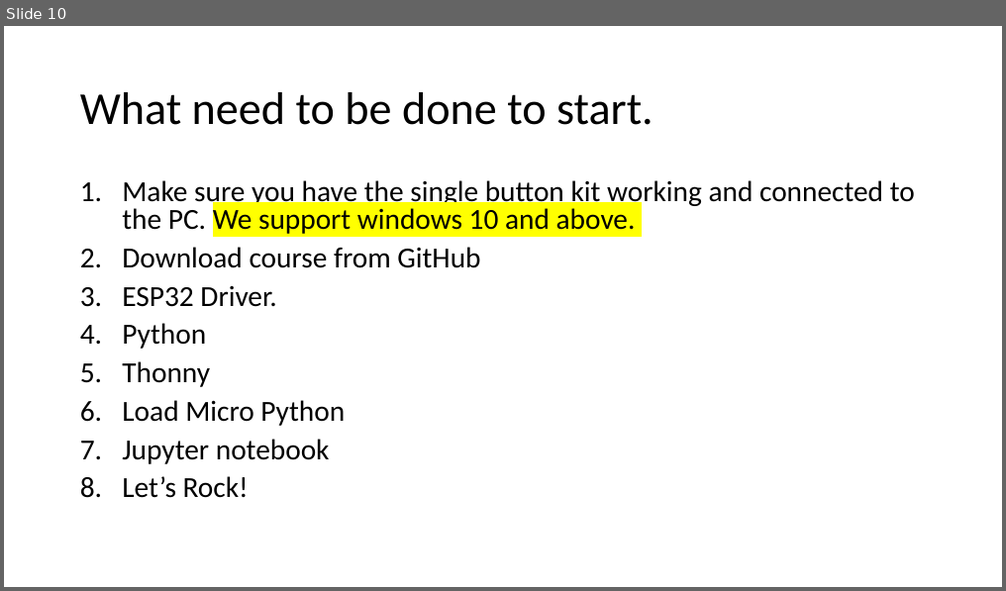
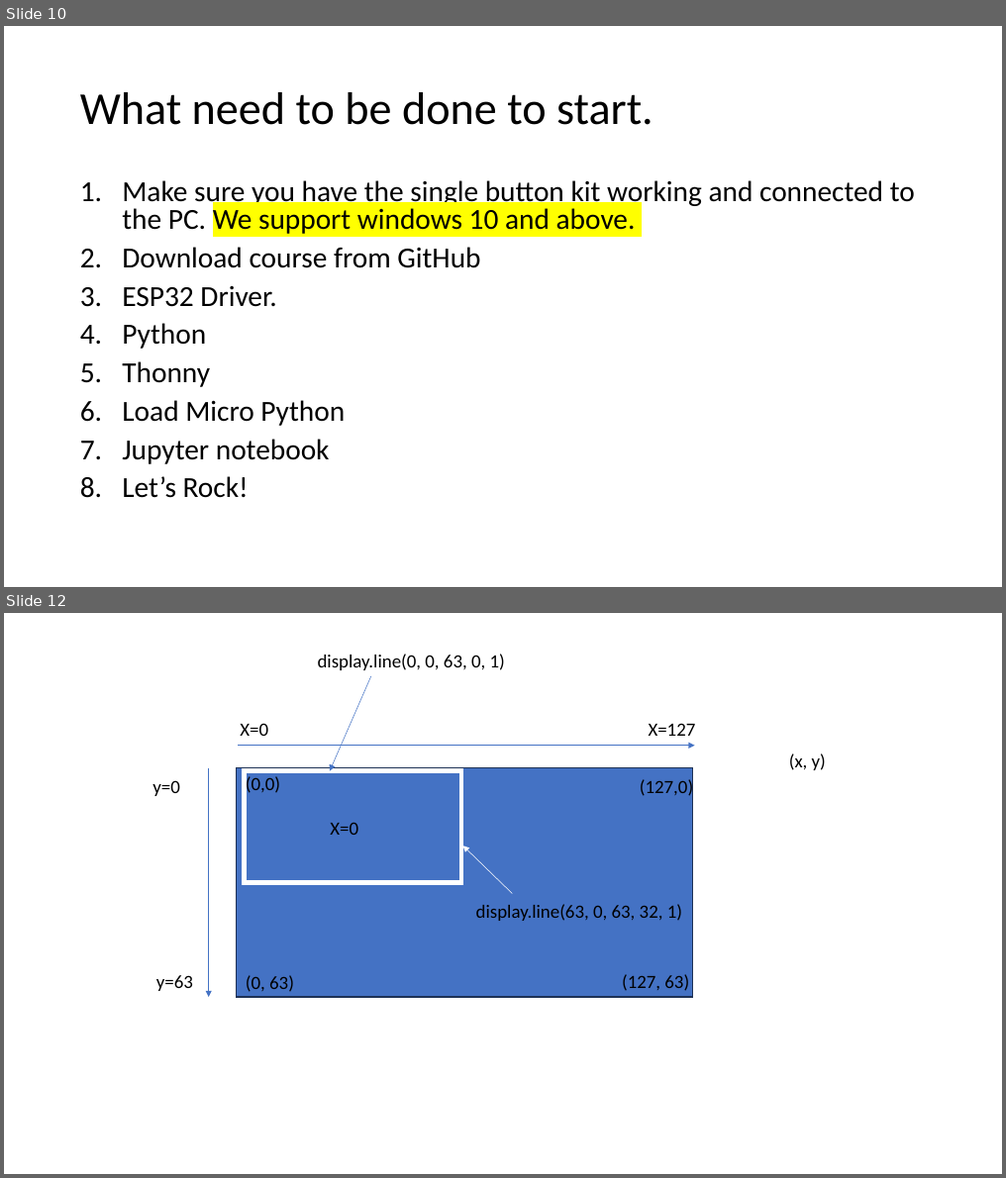
Before and after one commit to avisalmon/single_button, a slide deck: slides.pptx. Shown one above the other, each under a label of ours: slide 10 before the commit, slides 10 and 12 after it; the slides between them are not shown. The pictures are 1006x591 and 1006x1178 pixels, drawn with LibreOffice and Linux fonts; fonts in the diff are those of the drawing. Boxes give left, top, right and bottom in pixels: in the first picture for what was removed or moved away, otherwise in the second. Text is boxed around its words. In the diff, an @@ line names an element or a change of style, - is before the commit and + after.

```diff
--- a/slides.pptx
+++ b/slides.pptx
@@ slide 12 added at bbox=[4, 613, 1002, 1174], background #FFFFFF @@
@@ text added at bbox=[318, 654, 505, 670], 18 pt, text #000000 @@
+display.line(0, 0, 63, 0, 1)
@@ arrow added from (371, 676) to (330, 771), #4472C4 0.5 pt @@
@@ text added at bbox=[240, 723, 268, 736], 18 pt, text #000000 @@
+X=0
@@ text added at bbox=[648, 723, 696, 736], 18 pt, text #000000 @@
+X=127
@@ arrow added from (239, 746) to (695, 746), #4472C4 0.5 pt @@
@@ text added at bbox=[789, 754, 826, 770], 18 pt, text #000000 @@
+(x, y)
@@ text added at bbox=[152, 780, 180, 796], 18 pt, text #000000 @@
+y=0
@@ arrow added from (208, 768) to (208, 997), #4472C4 0.5 pt @@
@@ rectangle added at bbox=[236, 768, 693, 997], fill #4472C4, outline #1E3256 1 pt @@
@@ rectangle added at bbox=[244, 771, 461, 882], outline #FFFFFF 4.5 pt @@
@@ text added at bbox=[246, 774, 280, 795], 18 pt, text #000000 @@
+(0,0)
@@ text added at bbox=[640, 777, 693, 798], 18 pt, text #000000 @@
+(127,0)
@@ text added at bbox=[330, 822, 358, 835], 18 pt, text #000000 @@
+X=0
@@ arrow added from (512, 894) to (463, 846), #FFFFFF 0.5 pt @@
@@ text added at bbox=[476, 904, 682, 921], 18 pt, text #000000 @@
+display.line(63, 0, 63, 32, 1)
@@ text added at bbox=[156, 975, 193, 991], 18 pt, text #000000 @@
+y=63
@@ text added at bbox=[246, 975, 294, 992], 18 pt, text #000000 @@
+(0, 63)
@@ text added at bbox=[622, 974, 689, 991], 18 pt, text #000000 @@
+(127, 63)
```
Also in this commit, not shown: 1 slide changed, 2 other slides added, 6 other files.
